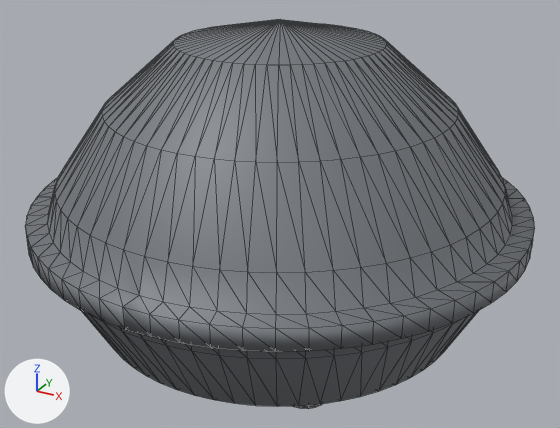
Before and after pictures for a commit that changed the glTF model public/models/ufoathome-trans-en-provence-craft/craft.gltf.
Camera for both pictures: a 50 mm lens placed at (1.78, -3.23, 2.42), pointed at (0.02, -0.03, 0.82). The lights are fixed; the arrows at lower left show +X, +Y and +Z. The first picture is the older version. Mesh edges are drawn as thin lines. Where no turn or scale is listed for an object, it has been applied to the vertices.

Names of what the first picture shows: 'foot-1', 'hull'.
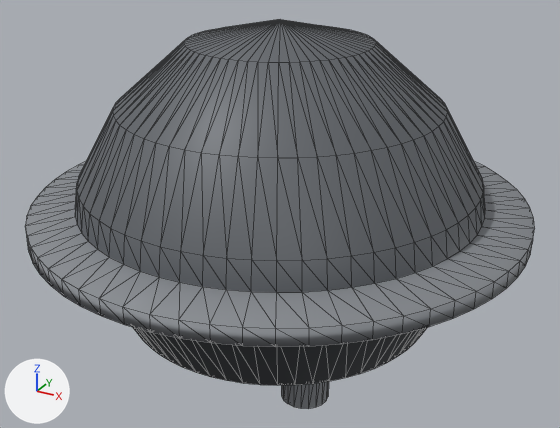
The change, as a list of edits to the scene's bpy script:
```text
Change mat_hull:
    mat_hull.base_color: (0.205, 0.22, 0.238) -> (0.133, 0.144, 0.159)  # grey #7d8186 -> grey #666a6f
    mat_hull.metallic: 0.35 -> 0.2
    mat_hull.roughness: 0.6 -> 0.55
Change mat_ledge:
    mat_ledge.base_color: (0.114, 0.125, 0.138) -> (0.266, 0.283, 0.305)  # dark grey #5f6368 -> grey #8d9196
    mat_ledge.roughness: 0.85 -> 0.7
Add mat_lower:
    mat_lower = principled_material('lower')
    mat_lower.base_color = (0.0437, 0.0482, 0.0545)  # dark grey #3b3e42
    mat_lower.metallic = 0.1
    mat_lower.roughness = 0.95
Add me_lower:
    me_lower.from_pydata(...)  # 261 vertices, 448 faces; spans x -1.02..1.02, y -1.02..1.02, z 0.2..0.8
    me_lower.materials.append(mat_lower)  # dark grey #3b3e42
Add me_ledge:
    me_ledge.from_pydata(...)  # 260 vertices, 384 faces; spans x -1.25..1.25, y -1.25..1.25, z 0.8..0.92
    me_ledge.materials.append(mat_ledge)  # grey #8d9196
Add me_upper:
    me_upper.from_pydata(...)  # 261 vertices, 448 faces; spans x -1.02..1.02, y -1.02..1.02, z 0.92..1.8
    me_upper.materials.append(mat_hull)  # grey #666a6f
Change ob_hull:
    ob_hull: bpy.data.objects.new('hull', me_hull) -> bpy.data.objects.new('hull', None)
Add ob_lower:
    ob_lower = bpy.data.objects.new('lower', me_lower)
    ob_lower.location = (0.0, 0.0, 0.0)
Add ob_ledge:
    ob_ledge = bpy.data.objects.new('ledge', me_ledge)
    ob_ledge.location = (0.0, 0.0, 0.0)
Add ob_upper:
    ob_upper = bpy.data.objects.new('upper', me_upper)
    ob_upper.location = (0.0, 0.0, 0.0)
```

Location of each change, [x1, y1, x2, y2] in pixels of the pictures (560 x 428 px):
'hull', no longer drawn
    before: [25, 19, 535, 406]
'upper', added
    after: [75, 19, 485, 293]
'ledge', added
    after: [25, 161, 535, 347]
'lower', added
    after: [133, 327, 427, 385]
'foot-1', recoloured, surface changed
    both: [293, 404, 322, 409]
